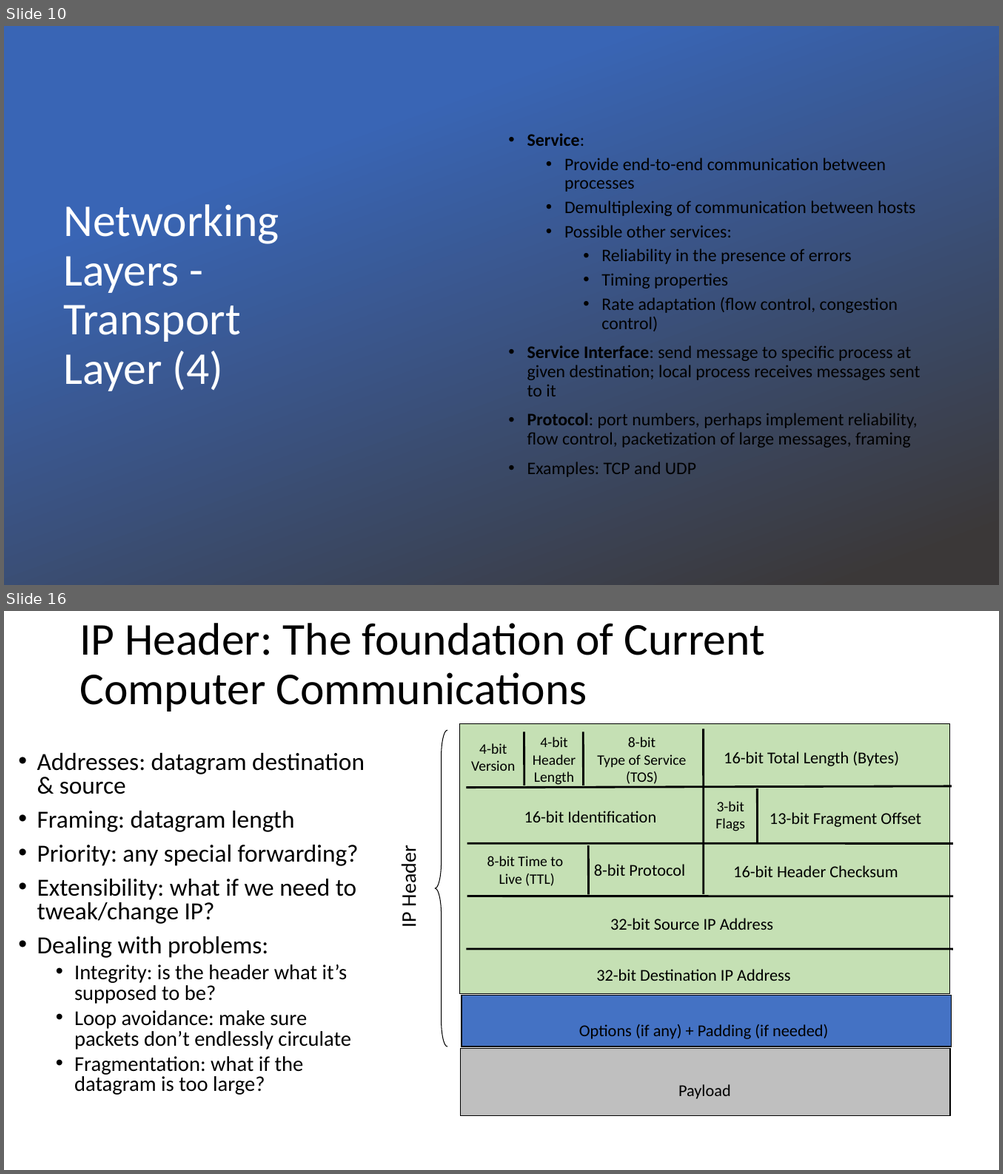
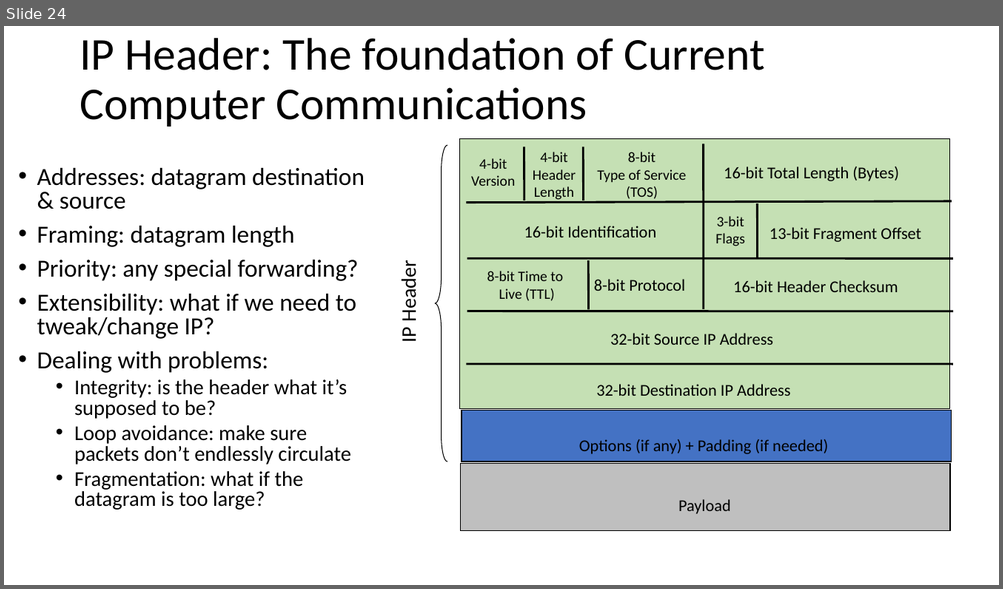
Before and after one commit to vu-resilient-distributed-systems/lectures-fall-2019, a slide deck: Module-1-Networking/Networking.pptx. Shown one above the other, each under a label of ours: slides 10 and 16 before the commit, slide 24 after it; the slides between them are not shown. The pictures are 1003x1174 and 1003x589 pixels, drawn with LibreOffice and Linux fonts; fonts in the diff are those of the drawing; background and template pictures are left out. Boxes give left, top, right and bottom in pixels: in the first picture for what was removed or moved away, otherwise in the second. Text is boxed around its words. In the diff, an @@ line names an element or a change of style, - is before the commit and + after.

```diff
--- a/Module-1-Networking/Networking.pptx
+++ b/Module-1-Networking/Networking.pptx
@@ slide 10 removed at [4,26,999,585], background picture (left out) @@
@@ rectangle removed at [4,26,999,585] @@
@@ text removed at [527,133,919,477] @@
-• Service:
-  • Provide end-to-end communication between processes
-  • Demultiplexing of communication between hosts
-  • Possible other services:
-    • Reliability in the presence of errors
-    • Timing properties
-    • Rate adaptation (flow control, congestion control)
-• Service Interface: send message to specific process at given destination; local process receives messages sent to it
-• Protocol: port numbers, perhaps implement reliability, flow control, packetization of large messages, framing
-• Examples: TCP and UDP
@@ title removed at [63,204,279,392] @@
-Networking Layers - Transport Layer (4)
@@ what was slide 16 is now slide 24 @@
```
Also in this commit, not shown: 2 slides changed, 24 slides added, 29 other slides removed.
